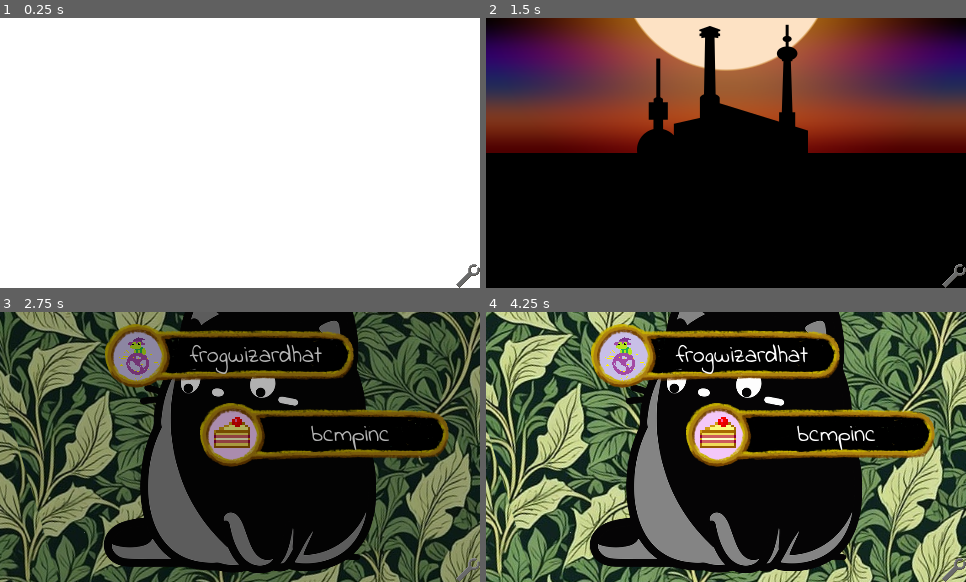
Above: before the commit, frames 1-4 (two rows, left to right).
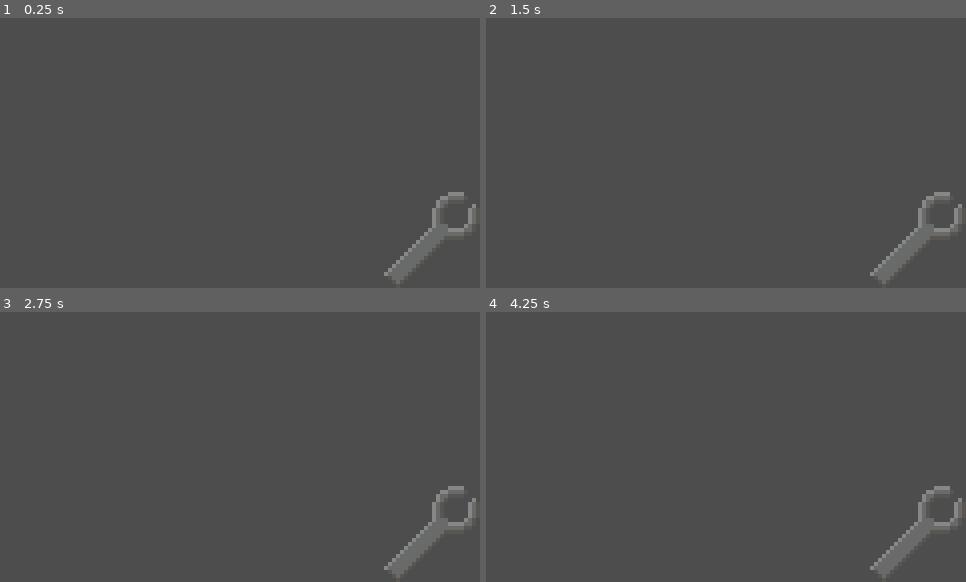
Above: after the commit, the same moments.

Repository: bcmpinc/jam-gmtk-2024
Game: Godot game, scene res://Game/TowerDefense/TowerDefense.tscn
Two runs of this game, one before a commit and one after it. Both use one fixed random seed, a clock stepped at 60 frames per second and the inputs below. Before the commit the project starts from res://Branding/Title.tscn. The engine's default icon, where the game draws it, is replaced by a stand-in: a white triangle on a blue panel in a dark square. Sound files missing from this copy of the repository are replaced by a short silence.
Inputs (mouse positions are in pixels of both pictures, inside the frame that each line leads up to):
- Up to frame 1 (0.25 s): no input
- Up to frame 2 (1.5 s): tap Enter at 0.5 s; move the mouse to (831, 139) at 0.52 s; hold Space (accept) 0.53-1.28 s; hold D (right) from 0.53 s (still down); tap W (up) at 0.77 s; move the mouse to (630, 166) at 1.27 s; tap Space (accept) at 1.35 s
- Up to frame 3 (2.75 s): tap W (up) at 1.52 s; move the mouse to (288, 387) at 2.02 s; release D (right) at 2.03 s; hold A (left) from 2.03 s (still down); hold Space (accept) from 2.03 s (still down)
- Up to frame 4 (4.25 s): release A (left) at 2.75 s; release Space (accept) at 2.75 s; click (764, 441) at 2.75 s, where only the run before the commit has a clickable "Play!"; click (764, 441) at 3.5 s, where only the run before the commit has a clickable "Play!"

The runs differ from the first frame. In frame 1, 100% of the frame differs, in the area x 0-100%, y 0-100%; in frame 2, 100%; in frame 3, 86%; in frame 4, 98%.

Commit message:
Local project.godot

Diff:
--- a/project.godot
+++ b/project.godot
@@ -11,7 +11,7 @@
 [application]
 
 config/name="Template"
-run/main_scene="res://Branding/Title.tscn"
+run/main_scene="res://Game/TowerDefense/TowerDefense.tscn"
 config/features=PackedStringArray("4.3", "GL Compatibility")
 config/icon="res://icon.svg"
 
@@ -27,8 +27,9 @@
 
 window/size/viewport_width=480
 window/size/viewport_height=270
-window/stretch/mode="canvas_items"
-window/stretch/aspect="expand"
+window/stretch/mode="viewport"
+window/stretch/scale=4.0
+window/stretch/scale_mode="integer"
 
 [gui]
 
